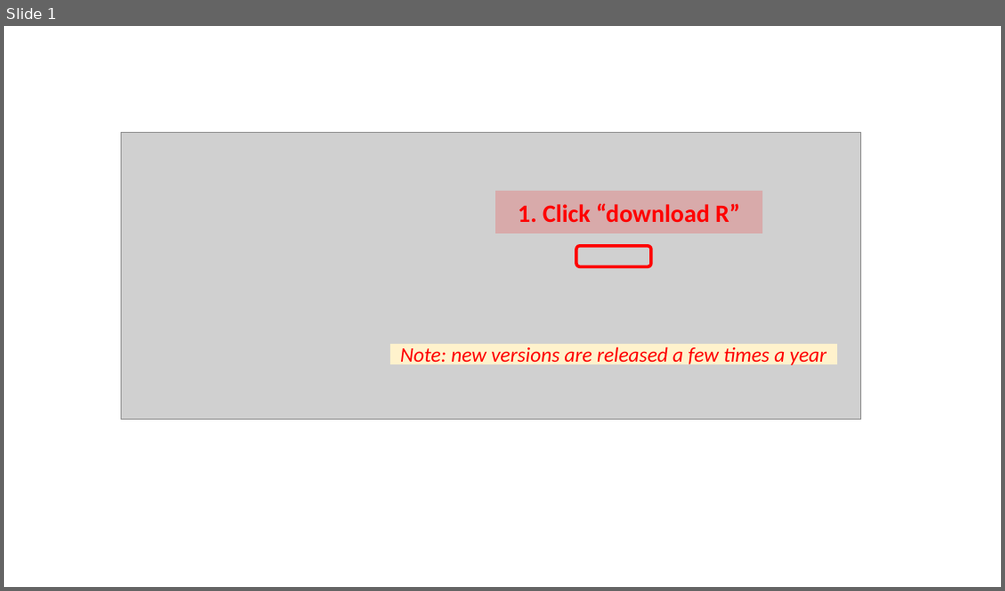
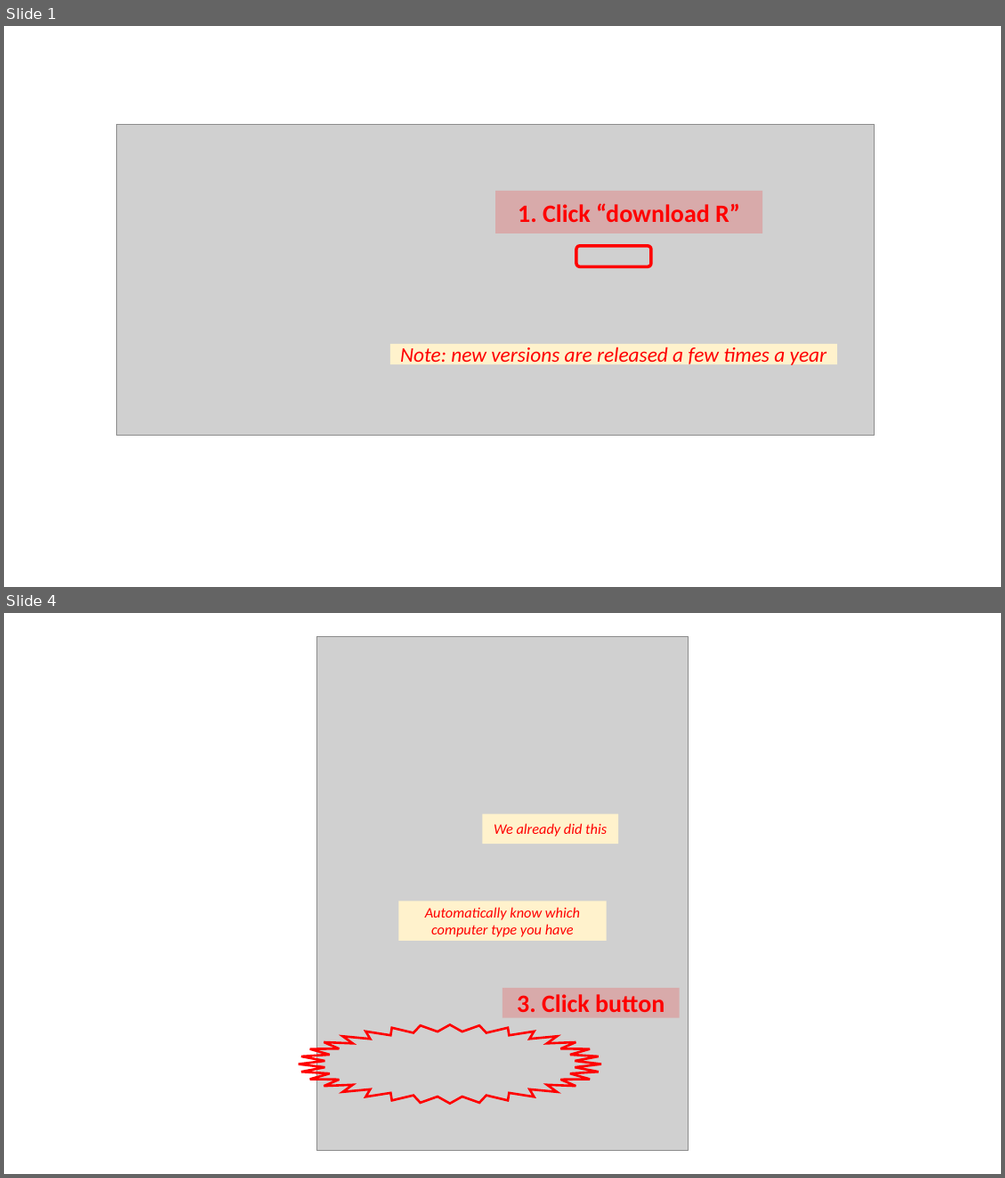
Before and after one commit to CEHS-research/eBook_install, a slide deck: images/image annotations.pptx. Shown one above the other, each under a label of ours: slide 1 before the commit, slides 1 and 4 after it; the slides between them are not shown. The pictures are 1005x591 and 1005x1178 pixels, drawn with LibreOffice and Linux fonts; fonts in the diff are those of the drawing; grey boxes stand for pictures. Boxes give left, top, right and bottom in pixels: in the first picture for what was removed or moved away, otherwise in the second. Text is boxed around its words. In the diff, an @@ line names an element or a change of style, - is before the commit and + after.

```diff
--- a/images/image annotations.pptx
+++ b/images/image annotations.pptx
@@ slide 4 added at [4,613,1001,1174], background #FFFFFF @@
@@ picture added at [316,636,688,1151] @@
@@ rectangle added at [483,813,619,844], fill #FFF2CC, 14 pt, text #FF0000, italic @@
+We already did this
@@ rectangle added at [399,900,607,941], fill #FFF2CC, 14 pt, text #FF0000, italic @@
+Automatically know which computer type you have
@@ rectangle added at [502,988,680,1018], fill #FF0000 at 18% opacity, 24 pt, text #FF0000, bold @@
+3. Click button
@@ star added at [299,1025,601,1103], outline #FF0000 2.25 pt @@
@@ slide 1 changed as well @@
@@ picture: place and size @@
-picture at [121,132,861,419]
+picture at [117,124,874,435]
```
Also in this commit, not shown: 2 other slides added, 28 other files.
